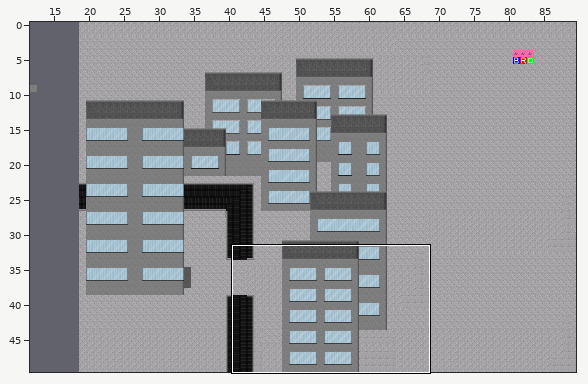
Two versions of a level (Tiled map (JSON), main/resources/worlds/AtWaldomar.json). The picture above shows the old version from afar; the outline marks the close-up.
Close-up. First the earlier version:
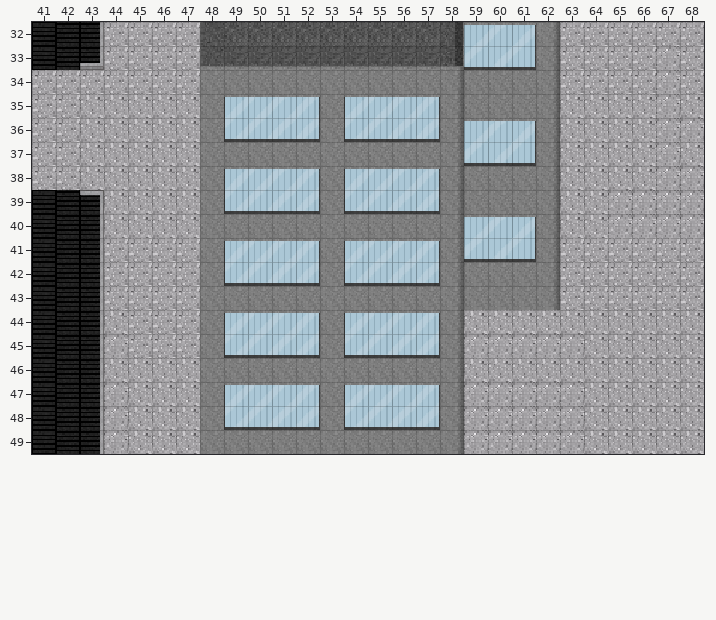
Cells are 16x16 px. Shown: x 41..68, y 32..49. The commit also changed other parts of the map, which this record leaves out.
The result:
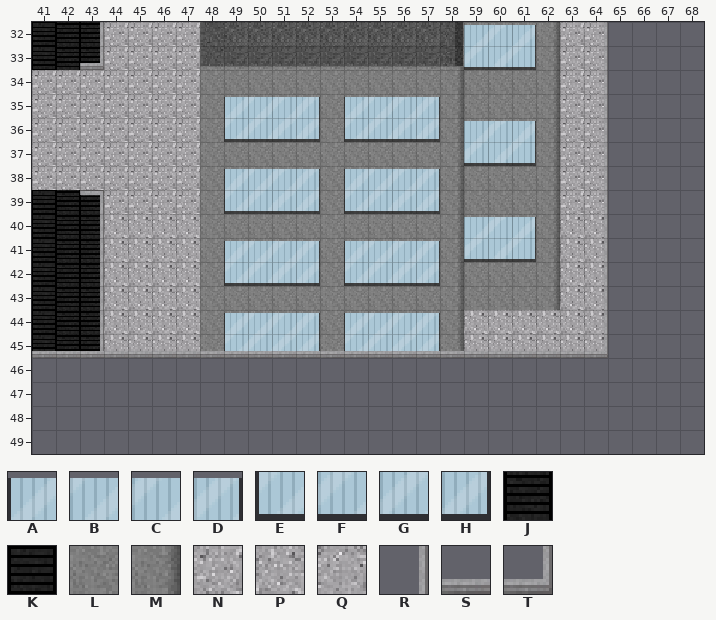
Key: from "Window4_tilesheet": A 0, B 1, C 2, D 3, E 4, F 5, G 6, H 7; from "conveyor_tileset(p)": J 1 turned 90, K 2 turned 90; from "roof_tilesheet": L 12, M 14; from "zesilia_tileset": N 0, P 0 turned 90, Q 7, R 11, S 17, T 18.
_ is an empty cell, # one hidden under a higher layer.
Tiles of an added or newly shown layer are drawn over the layers below it.
What changed:
Layer "Tile Layer 1":
y 32: x 65..68 NNNN -> ____
y 33..34: x 65..68 NNQN -> ____
y 35: x 43..47 PPPPP -> NNNNN; x 63..68 PPPPQP -> NN____
y 36: x 43..47 PPPPP -> NNNNN; x 63..68 PPPPQQ -> NN____
y 37: x 43..47 PPPPP -> NNNNN; x 63..68 PPPPQP -> NN____
y 38: x 43..47 PPPPP -> NNNNN; x 63..68 PPPPQQ -> NN____
y 39: x 44..47 PPPP -> NNNN; x 63..68 PPQQQQ -> NN____
y 40: x 65..68 QQQQ -> ____
y 41..43: x 44..47 NNNN -> PPPP; x 63..68 NNNNNN -> PP____
y 44: x 45..47 NNN -> PPP; x 65..68 PPPP -> ____
y 45: x 44..47 QNNN -> PPPP; x 59..63 QQQQQ -> PPPPP; x 65..68 PPPP -> ____
y 46: x 41..68 ###PPPP###########PPPPPPPPPP -> ____________________________
y 47..49: x 41..68 ###QPPP###########QQQQQPPPPP -> ____________________________
Layer "buidling3":
y 46..49: x 41..43 KJJ -> ___
Layer "curbs":
y 46..49: x 43 R -> _
Layer "building":
y 46..49: x 48..58 LLLLLLLLLLM -> ___________
Layer "newwindow":
y 47: x 49..52 ABCD -> ____; x 54..57 ABCD -> ____
y 48: x 49..52 EFGH -> ____; x 54..57 EFGH -> ____
Layer "edges" (added):
y 32..44: x 64 _ -> R
y 45: x 41..64 ________________________ -> SSSSSSSSSSSSSSSSSSSSSSST
Changed places in both close-ups, as pixel boxes (x1, y1, x2, y2):
changed: (32, 22, 704, 454)
